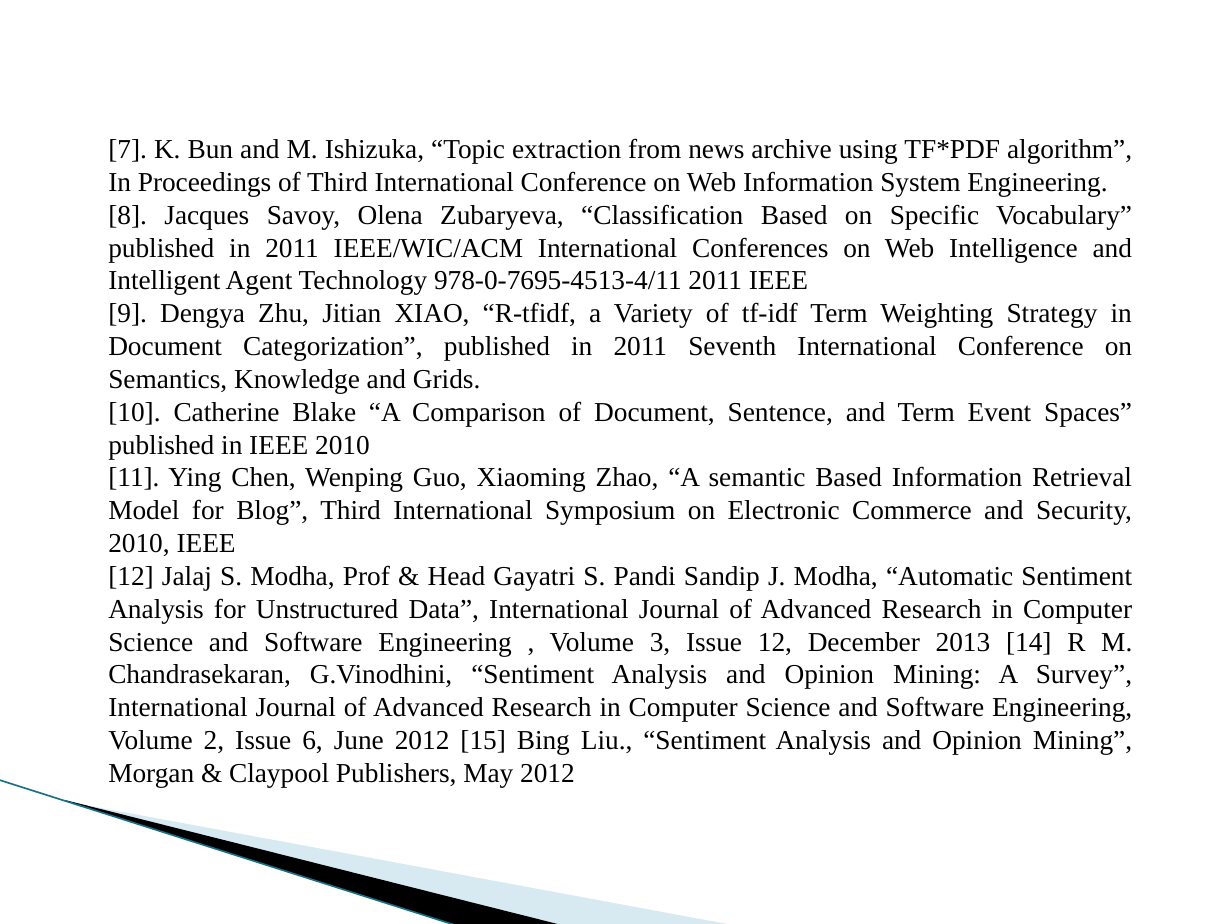
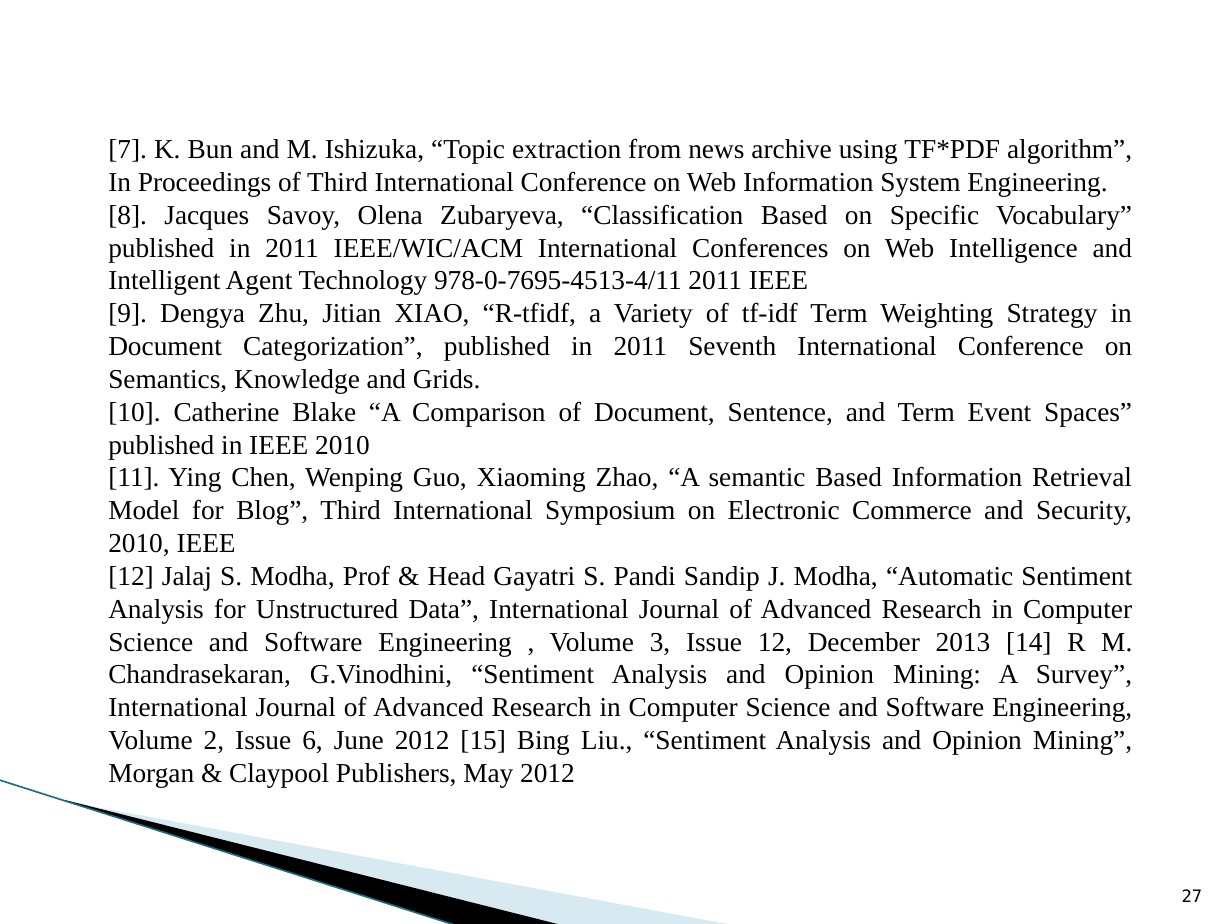
Before and after one commit to jjnanthakumar/D2-Twitter-Analysis-Project, a slide deck: slide 27 of Documents/D2_VIVA_FINAL_PPT.pptx (slide 25 before the commit). Drawn at 1232x924 pixels with LibreOffice and Linux fonts; fonts in the diff are those of the drawing; background and template pictures are left out. Boxes give left, top, right and bottom in pixels: in the first picture for what was removed or moved away, otherwise in the second. Text is boxed around its words. In the diff, an @@ line names an element or a change of style, - is before the commit and + after.

```diff
--- a/Documents/D2_VIVA_FINAL_PPT.pptx
+++ b/Documents/D2_VIVA_FINAL_PPT.pptx
@@ page number added at [1182,889,1203,902], 10 pt, text #000000 @@
+27
```
Also in this commit, not shown: 25 other slides changed, 2 slides added, 1 other file.
